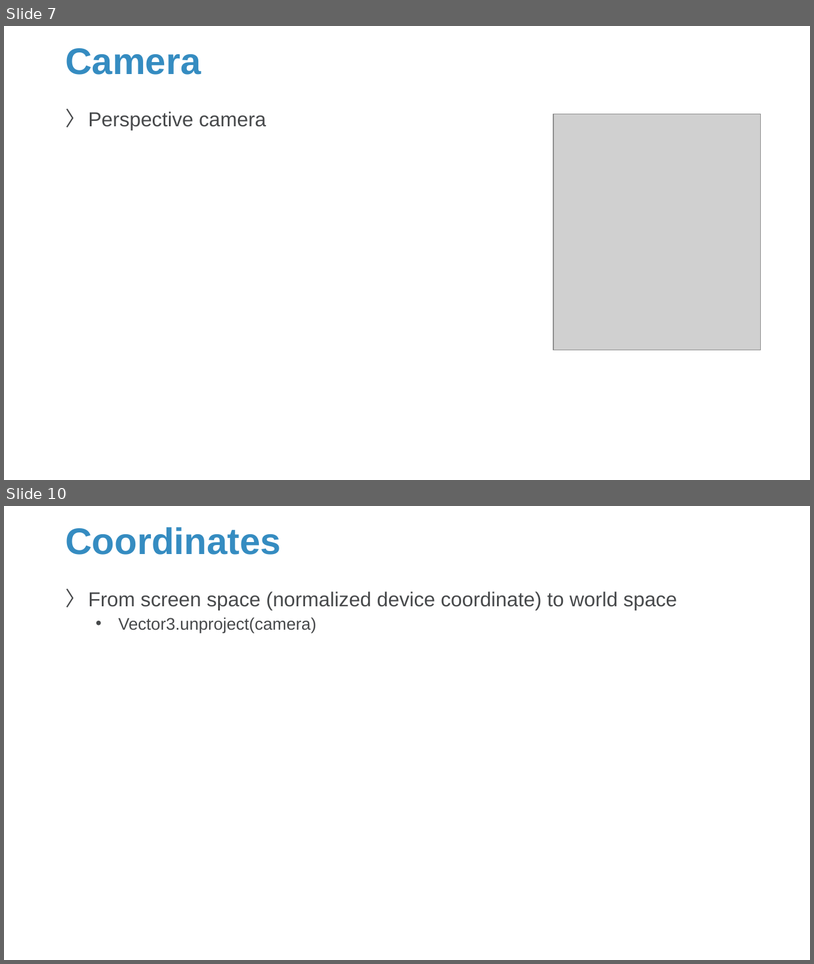
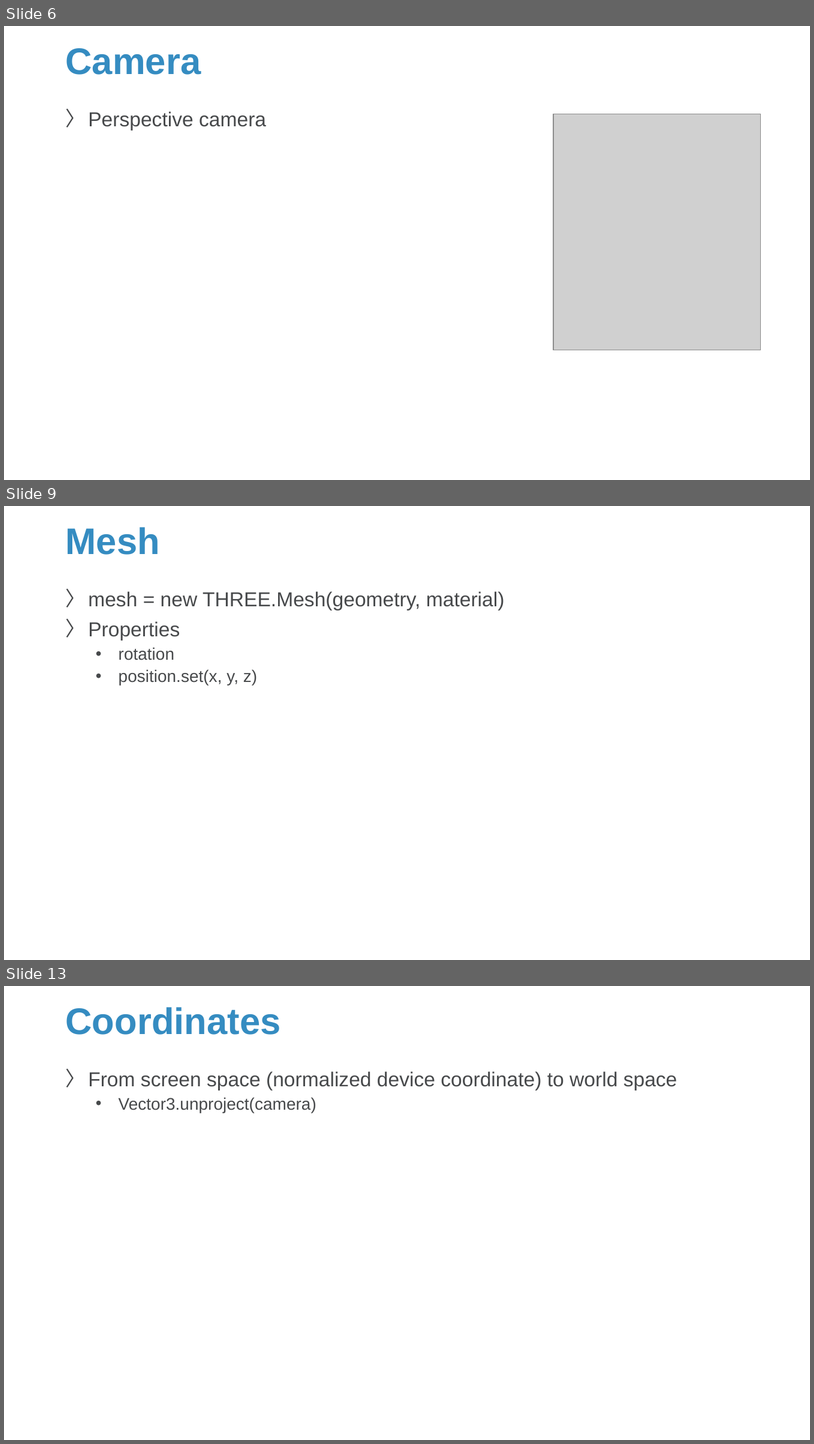
Before and after one commit to Sparks-Lu/TechNotes, a slide deck: Web/ThreeJS-Notes.pptx. Shown one above the other, each under a label of ours: slides 7 and 10 before the commit, slides 6, 9 and 13 after it; the slides between them are not shown. The pictures are 814x964 and 814x1444 pixels, drawn with LibreOffice and Linux fonts; fonts in the diff are those of the drawing; grey boxes stand for pictures; background and template pictures are left out. Boxes give left, top, right and bottom in pixels: in the first picture for what was removed or moved away, otherwise in the second. Text is boxed around its words. In the diff, an @@ line names an element or a change of style, - is before the commit and + after.

```diff
--- a/Web/ThreeJS-Notes.pptx
+++ b/Web/ThreeJS-Notes.pptx
@@ slide 9 added at [4,506,810,960], background picture (left out) @@
@@ title added at [65,527,159,555], 44 pt, text #358CC1, bold @@
+Mesh
@@ text added at [88,591,505,685], 24 pt, text #47494B @@
+〉 mesh = new THREE.Mesh(geometry, material)
+〉 Properties
+  • rotation
+  • position.set(x, y, z)
@@ what was slide 7 is now slide 6 @@
@@ what was slide 10 is now slide 13 @@
```
Also in this commit, not shown: 4 slides changed, 3 other slides added, 10 other files.
